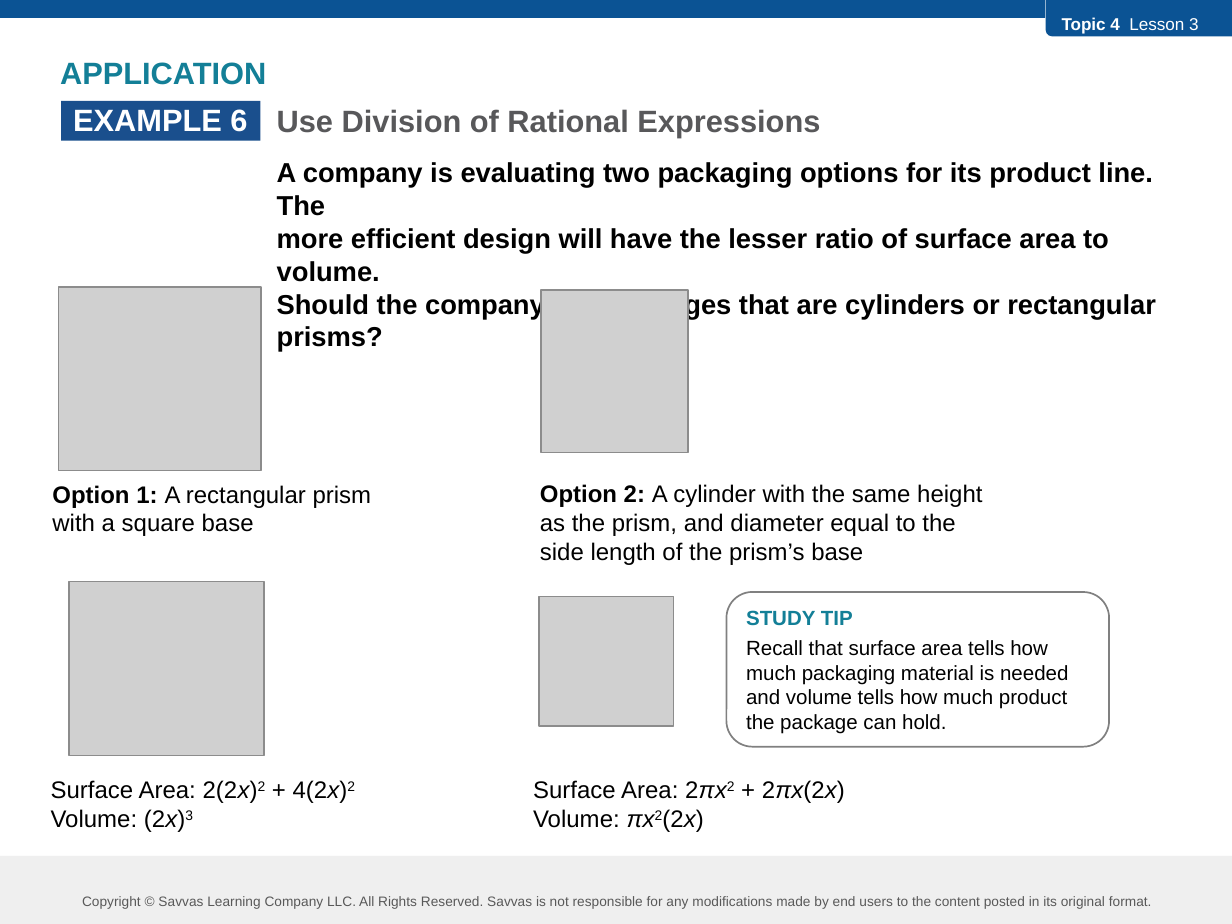
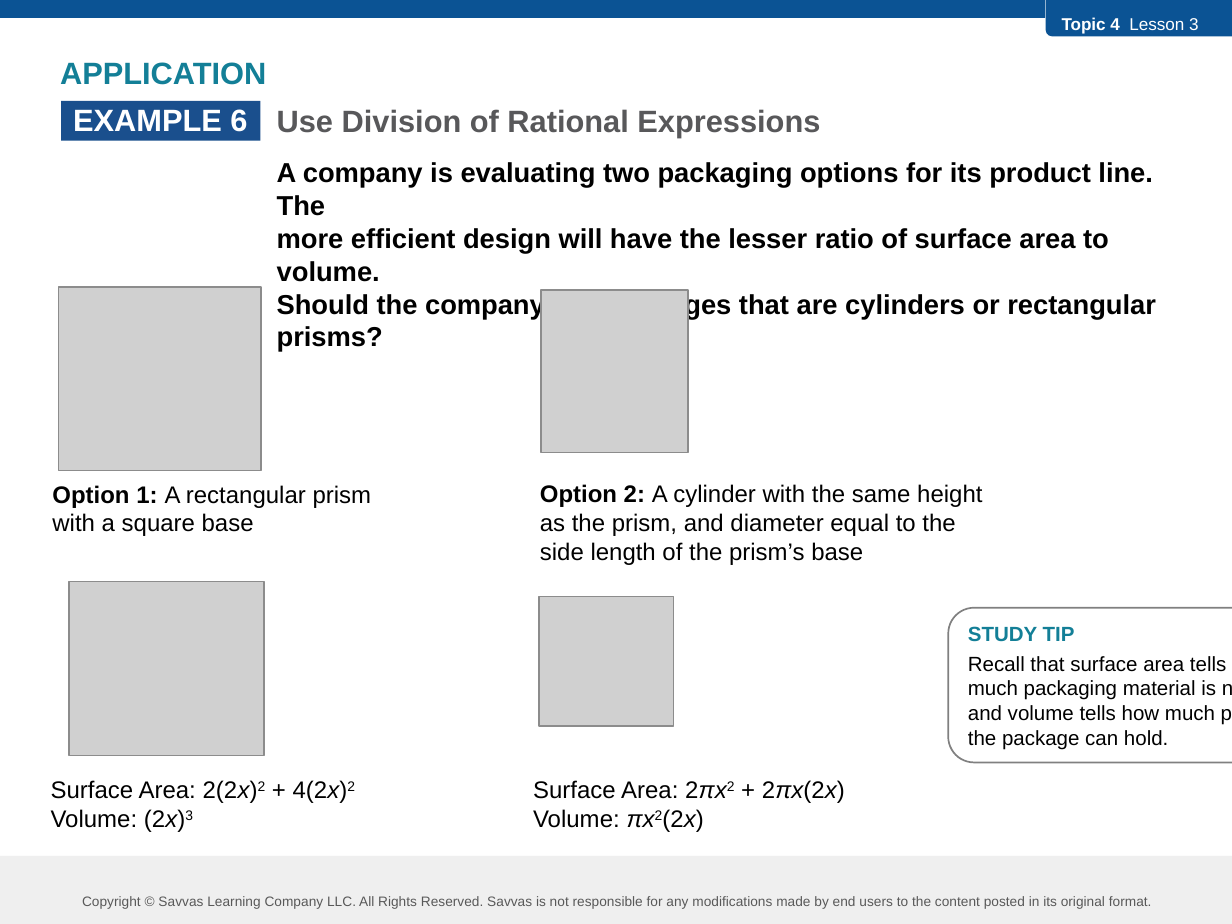
Before and after one commit to robjohncolson/feb25-25, a slide deck: slide 24 of L4-3.pptx (slide 15 before the commit). Drawn at 1232x924 pixels with LibreOffice and Linux fonts; fonts in the diff are those of the drawing; grey boxes stand for pictures. Boxes give left, top, right and bottom in pixels: in the first picture for what was removed or moved away, otherwise in the second. Text is boxed around its words. In the diff, an @@ line names an element or a change of style, - is before the commit and + after.

```diff
--- a/L4-3.pptx
+++ b/L4-3.pptx
@@ rounded rectangle "STUDY TIP": place and size @@
-rounded rectangle "STUDY TIP" at <box>727,593,1110,748</box>
+rounded rectangle "STUDY TIP" at <box>949,607,1232,763</box>
```
Also in this commit, not shown: 7 other slides changed, 9 slides added, 2 slides removed, 7 other files.
